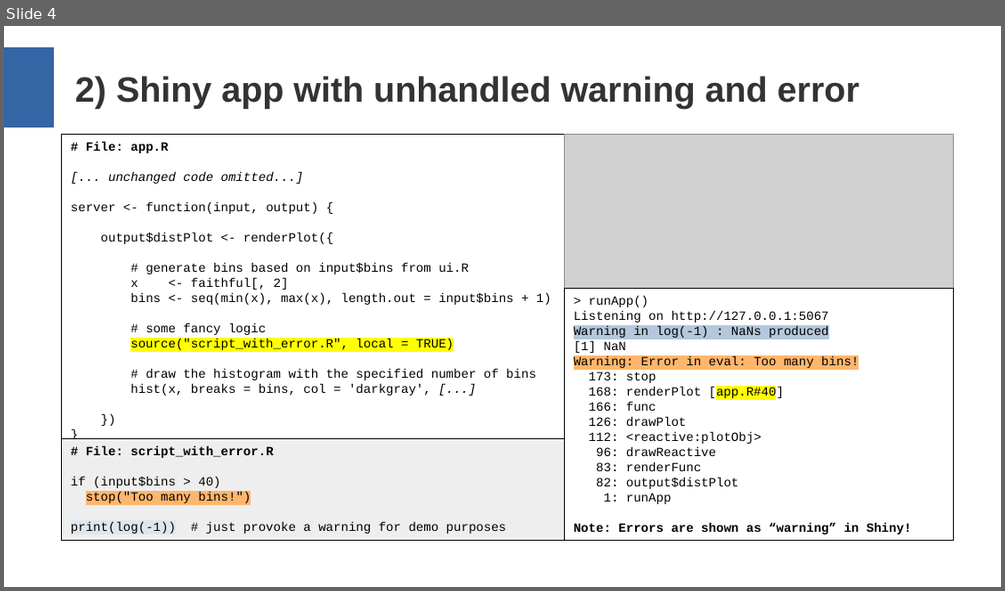
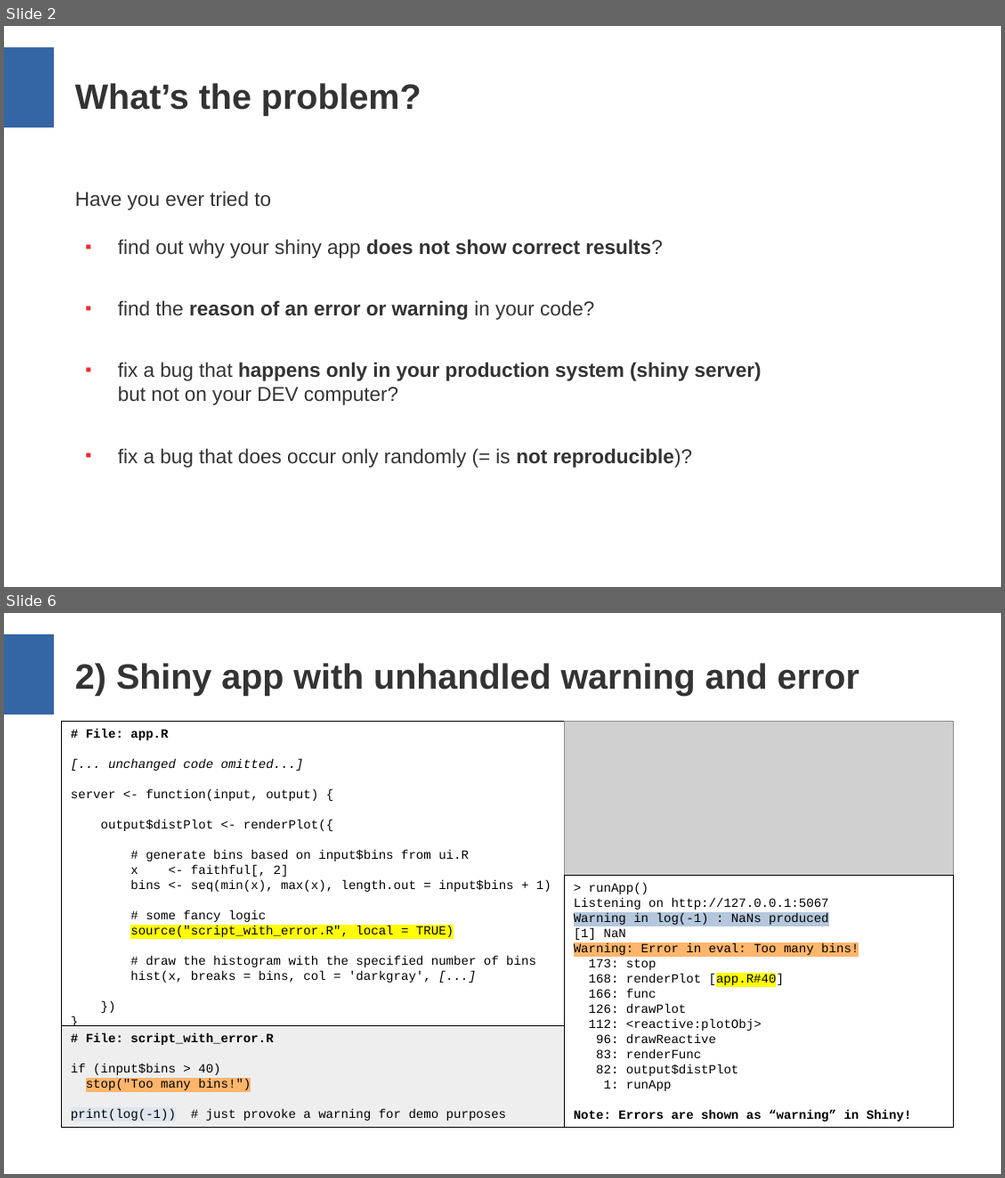
Before and after one commit to aryoda/R_shiny_post_mortem_analysis_training, a slide deck: Training slides (layout may be broken).pptx. Shown one above the other, each under a label of ours: slide 4 before the commit, slides 2 and 6 after it; the slides between them are not shown. The pictures are 1005x591 and 1005x1178 pixels, drawn with LibreOffice and Linux fonts; fonts in the diff are those of the drawing; grey boxes stand for pictures. Boxes give left, top, right and bottom in pixels: in the first picture for what was removed or moved away, otherwise in the second. Text is boxed around its words. In the diff, an @@ line names an element or a change of style, - is before the commit and + after.

```diff
--- a/Training slides (layout may be broken).pptx
+++ b/Training slides (layout may be broken).pptx
@@ slide 2 added at box(4, 26, 1001, 587), background #FFFFFF; not listed: 1 template element that a slide beside it also shows @@
@@ text added at box(75, 83, 421, 116), 28 pt, text #333333, bold @@
+What’s the problem?
@@ text added at box(75, 191, 761, 467), 16 pt, text #333333 @@
+Have you ever tried to
+■ find out why your shiny app does not show correct results?
+■ find the reason of an error or warning in your code?
+■ fix a bug that happens only in your production system (shiny server)
+  but not on your DEV computer?
+■ fix a bug that does occur only randomly (= is not reproducible)?
@@ what was slide 4 is now slide 6 @@
```
Also in this commit, not shown: 6 slides changed, 2 other slides added, 2 other files.
